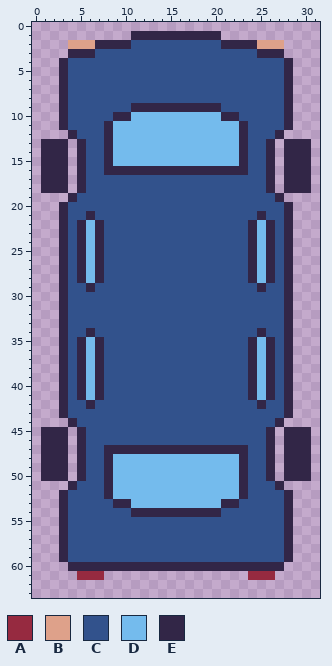
File history of a pixel-art file, assets/textures/objects/car1.aseprite. Above: the version before the commit.
32x64 pixels, 1 frame.
Palette (. is transparent): A #962a40  B #dea18a  C #32528c  D #74bbed  E #322647
Pixels before, first column x 1:
 1 ..........EEEEEEEEEE..........
 2 ...BBBEEEECCCCCCCCCCEEEEBBB...
 3 ...EEECCCCCCCCCCCCCCCCCCEEE...
 4 ..ECCCCCCCCCCCCCCCCCCCCCCCCE..
 5 ..ECCCCCCCCCCCCCCCCCCCCCCCCE..
 6 ..ECCCCCCCCCCCCCCCCCCCCCCCCE..
 7 ..ECCCCCCCCCCCCCCCCCCCCCCCCE..
 8 ..ECCCCCCCCCCCCCCCCCCCCCCCCE..
 9 ..ECCCCCCCEEEEEEEEEECCCCCCCE..
10 ..ECCCCCEEDDDDDDDDDDEECCCCCE..
11 ..ECCCCEDDDDDDDDDDDDDDECCCCE..
12 ...ECCCEDDDDDDDDDDDDDDECCCE...
13 EEE.ECCEDDDDDDDDDDDDDDECCE.EEE
14 EEE.ECCEDDDDDDDDDDDDDDECCE.EEE
15 EEE.ECCEDDDDDDDDDDDDDDECCE.EEE
16 EEE.ECCEEEEEEEEEEEEEEEECCE.EEE
17 EEE.ECCCCCCCCCCCCCCCCCCCCE.EEE
18 EEE.ECCCCCCCCCCCCCCCCCCCCE.EEE
19 ...ECCCCCCCCCCCCCCCCCCCCCCE...
20 ..ECCCCCCCCCCCCCCCCCCCCCCCCE..
21 ..ECCECCCCCCCCCCCCCCCCCCECCE..
22 ..ECEDECCCCCCCCCCCCCCCCEDECE..
23 ..ECEDECCCCCCCCCCCCCCCCEDECE..
24 ..ECEDECCCCCCCCCCCCCCCCEDECE..
25 ..ECEDECCCCCCCCCCCCCCCCEDECE..
26 ..ECEDECCCCCCCCCCCCCCCCEDECE..
27 ..ECEDECCCCCCCCCCCCCCCCEDECE..
28 ..ECEDECCCCCCCCCCCCCCCCEDECE..
29 ..ECCECCCCCCCCCCCCCCCCCCECCE..
30 ..ECCCCCCCCCCCCCCCCCCCCCCCCE..
31 ..ECCCCCCCCCCCCCCCCCCCCCCCCE..
32 ..ECCCCCCCCCCCCCCCCCCCCCCCCE..
33 ..ECCCCCCCCCCCCCCCCCCCCCCCCE..
34 ..ECCECCCCCCCCCCCCCCCCCCECCE..
35 ..ECEDECCCCCCCCCCCCCCCCEDECE..
36 ..ECEDECCCCCCCCCCCCCCCCEDECE..
37 ..ECEDECCCCCCCCCCCCCCCCEDECE..
38 ..ECEDECCCCCCCCCCCCCCCCEDECE..
39 ..ECEDECCCCCCCCCCCCCCCCEDECE..
40 ..ECEDECCCCCCCCCCCCCCCCEDECE..
41 ..ECEDECCCCCCCCCCCCCCCCEDECE..
42 ..ECCECCCCCCCCCCCCCCCCCCECCE..
43 ..ECCCCCCCCCCCCCCCCCCCCCCCCE..
44 ...ECCCCCCCCCCCCCCCCCCCCCCE...
45 EEE.ECCCCCCCCCCCCCCCCCCCCE.EEE
46 EEE.ECCCCCCCCCCCCCCCCCCCCE.EEE
47 EEE.ECCEEEEEEEEEEEEEEEECCE.EEE
48 EEE.ECCEDDDDDDDDDDDDDDECCE.EEE
49 EEE.ECCEDDDDDDDDDDDDDDECCE.EEE
50 EEE.ECCEDDDDDDDDDDDDDDECCE.EEE
51 ...ECCCEDDDDDDDDDDDDDDECCCE...
52 ..ECCCCEDDDDDDDDDDDDDDECCCCE..
53 ..ECCCCCEEDDDDDDDDDDEECCCCCE..
54 ..ECCCCCCCEEEEEEEEEECCCCCCCE..
55 ..ECCCCCCCCCCCCCCCCCCCCCCCCE..
56 ..ECCCCCCCCCCCCCCCCCCCCCCCCE..
57 ..ECCCCCCCCCCCCCCCCCCCCCCCCE..
58 ..ECCCCCCCCCCCCCCCCCCCCCCCCE..
59 ..ECCCCCCCCCCCCCCCCCCCCCCCCE..
60 ...EEEEEEEEEEEEEEEEEEEEEEEE...
61 ....AAA................AAA....
Once edited:
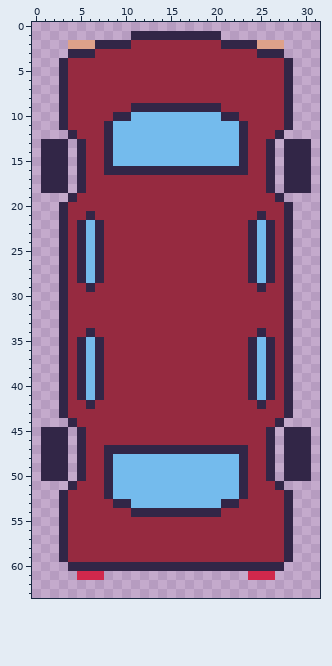
Log entry: change placeholder car to red so it doesn't clash with road color
Difference:
colour A: #962a40 -> #d1284c
colour C: #32528c -> #962a40
